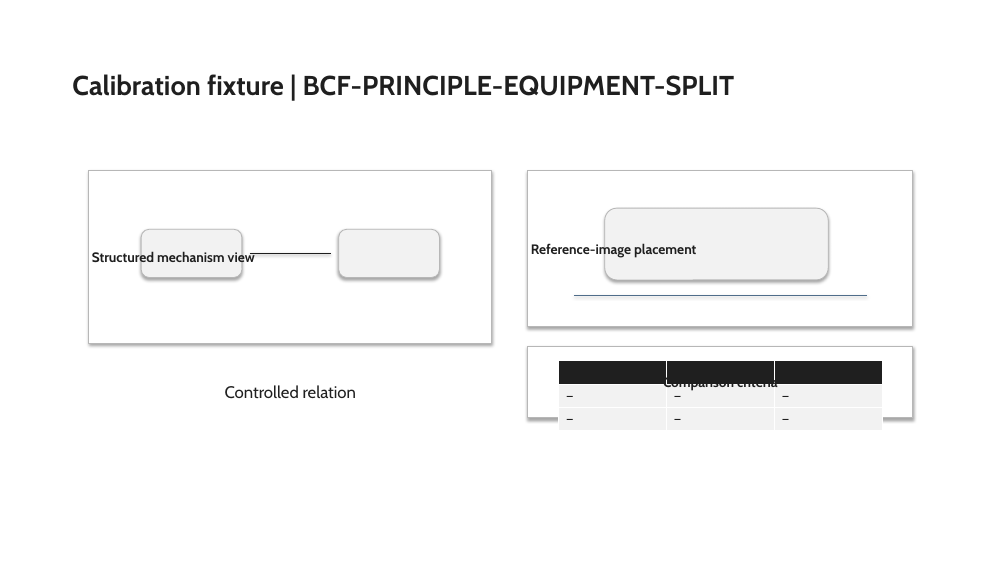
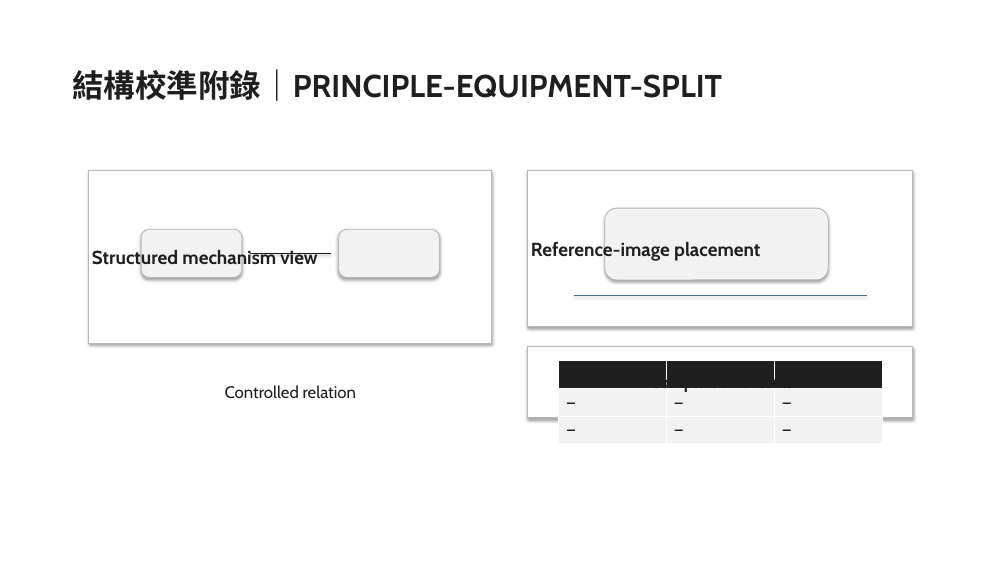
Before and after one commit to Gary0915/AI-Research-SKILLs, a slide deck: slide 26 of thesis-deck-system/artifacts/phase3/planner-composition-candidate-review.pptx (slide 21 before the commit). Drawn at 1008x567 pixels with LibreOffice and Linux fonts; fonts in the diff are those of the drawing. Boxes give left, top, right and bottom in pixels: in the first picture for what was removed or moved away, otherwise in the second. Text is boxed around its words. In the diff, an @@ line names an element or a change of style, - is before the commit and + after.

```diff
--- a/thesis-deck-system/artifacts/phase3/planner-composition-candidate-review.pptx
+++ b/thesis-deck-system/artifacts/phase3/planner-composition-candidate-review.pptx
@@ title at [72, 69, 722, 101]: text changed; size 26 to 30 pt @@
-Calibration fixture | BCF-PRINCIPLE-EQUIPMENT-SPLIT
+結構校準附錄｜PRINCIPLE-EQUIPMENT-SPLIT
@@ text "Structured mechanism view" at [92, 248, 317, 269]: size 13 to 18 pt @@
@@ text "Reference-image placement" at [531, 240, 760, 261]: size 13 to 18 pt @@
@@ text "Comparison criteria" at [650, 375, 791, 393]: size 13 to 16 pt @@
@@ table at [559, 361, 883, 404] @@
@@ size 13 to 16 pt in "Criterion", "Criterion", "Criterion" @@
@@ size 12 to 16 pt in "—", "—", "—", "—" and 2 more places @@
```
Also in this commit, not shown: 9 other slides changed, 21 slides added, 16 slides removed, 11 other files.
